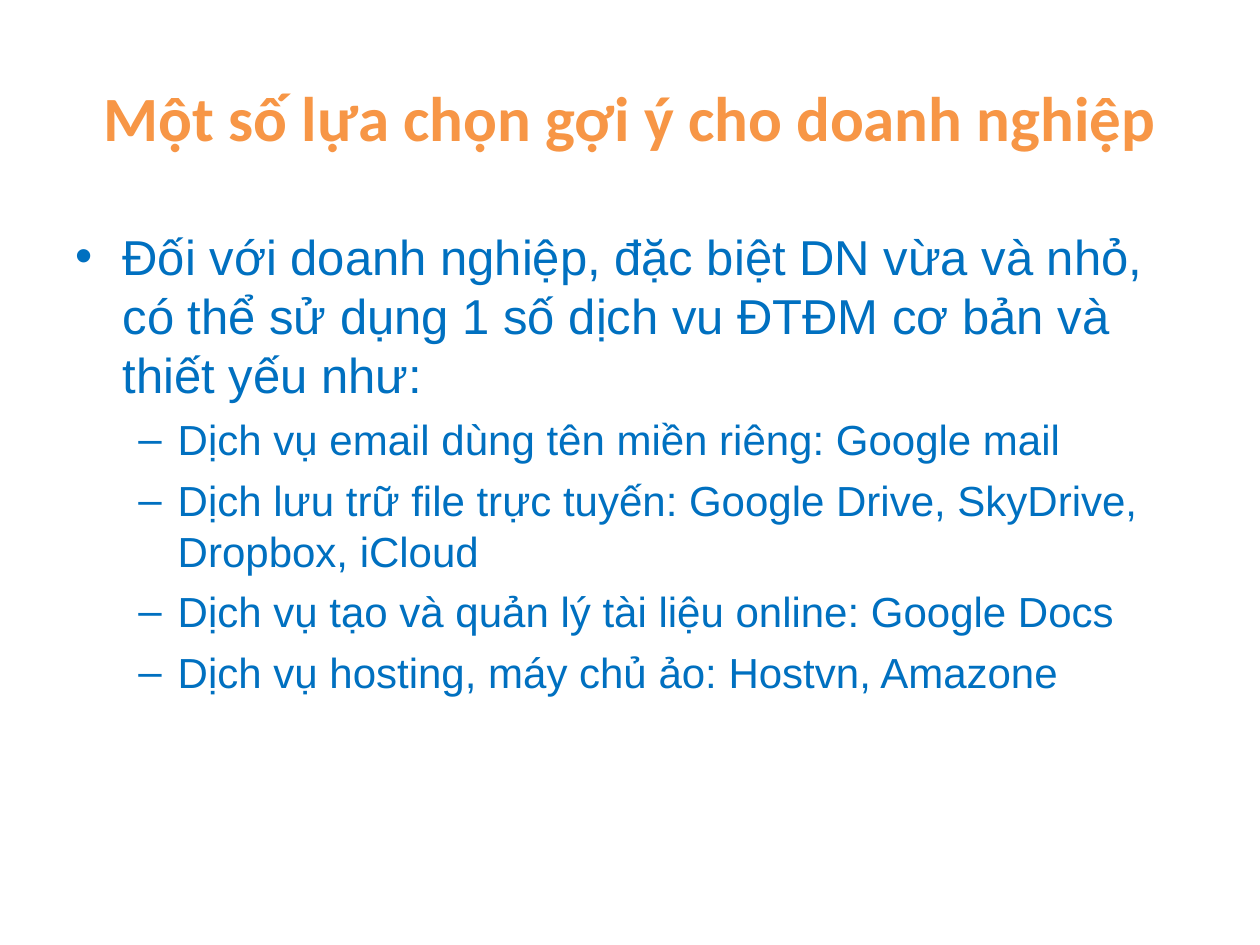
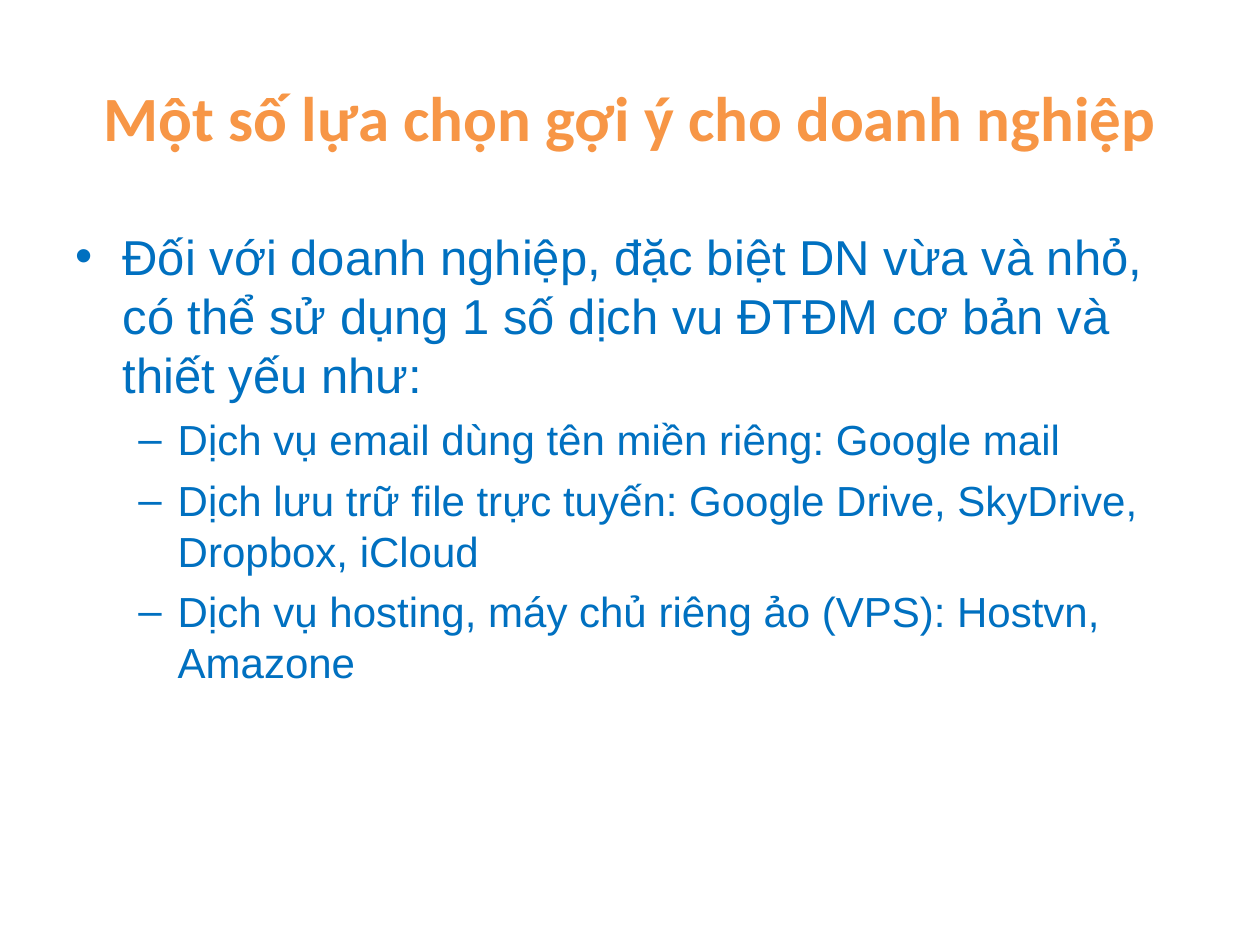
Before and after one commit to ndlongit/longnd-data, a slide deck: slide 13 of Temp/Bai tap ky nang - NDL.ppt (slide 14 before the commit). Drawn at 1260x945 pixels with LibreOffice and Linux fonts; fonts in the diff are those of the drawing. Boxes give left, top, right and bottom in pixels: in the first picture for what was removed or moved away, otherwise in the second. Text is boxed around its words. In the diff, an @@ line names an element or a change of style, - is before the commit and + after.

```diff
--- a/Temp/Bai tap ky nang - NDL.ppt
+++ b/Temp/Bai tap ky nang - NDL.ppt
@@ text at (x1=178, y1=595, x2=1099, y2=679): text changed @@
-  – Dịch vụ tạo và quản lý tài liệu online: Google Docs
-  – Dịch vụ hosting, máy chủ ảo: Hostvn, Amazone
+  – Dịch vụ hosting, máy chủ riêng ảo (VPS): Hostvn, Amazone
```
Also in this commit, not shown: 4 other slides changed, 3 slides added, 3 slides removed.
